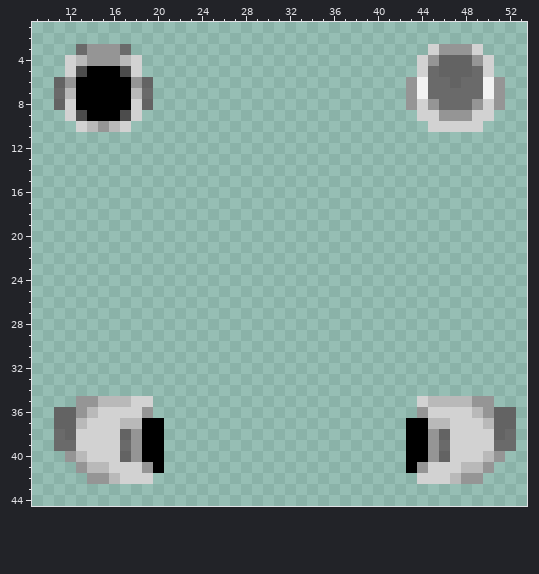
Edited in one commit: pixel-art sprite (Resources/Textures/Mobs/Species/IPC/parts.rsi/head_f.png). The first picture shows the starting point.
The file is 64x64 pixels. Colours within 5 levels of each other are drawn and written as one. Shown: x 9..53, y 1..44.
And afterwards:
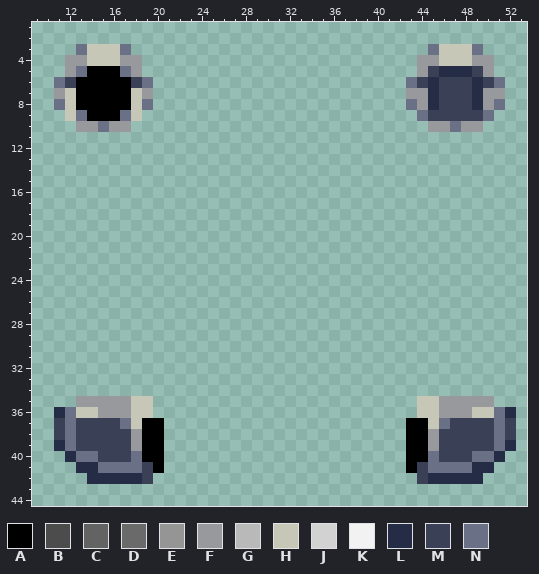
Palette (. is transparent): A #000000  B #4c4c4c  C #636363  D #6a6a6a  E #959595  F #97999c  G #b9b9b9  H #c7c7b7  J #d2d2d2  K #f2f2f2  L #242d45  M #3a4157  N #6a7085
Diff:
Changed rows in their new state; - is an unchanged pixel.
first column x 11:
 3 --NHHHN---------------------------NHHHN--
 4 -FFHHHFF-------------------------FFHHHFF-
 5 -FN---NF-------------------------FMLLLMF-
 6 NM-----MN-----------------------NMLMMMLMN
 7 FH-----HF-----------------------FFLMMMLFF
 8 NH-----HN-----------------------NFLMMMLFN
 9 -HN---NH-------------------------NMMMMMN-
10 --FFNFF---------------------------FFNFF--
first column x 11:
35 --FFFFFHH------------------------HHFFFFF--
36 LNHHFFFHH------------------------HHFFFHHNL
37 MNMMMMNH--------------------------HNMMMMNM
38 MNMMMMMF--------------------------FMMMMMNM
39 LNMMMMMF--------------------------FMMMMMNL
40 -LNNMMMN--------------------------NMMMNNL-
41 --LLNNNNM------------------------MNNNNLL--
42 ---LLLLLM------------------------MLLLLL---
